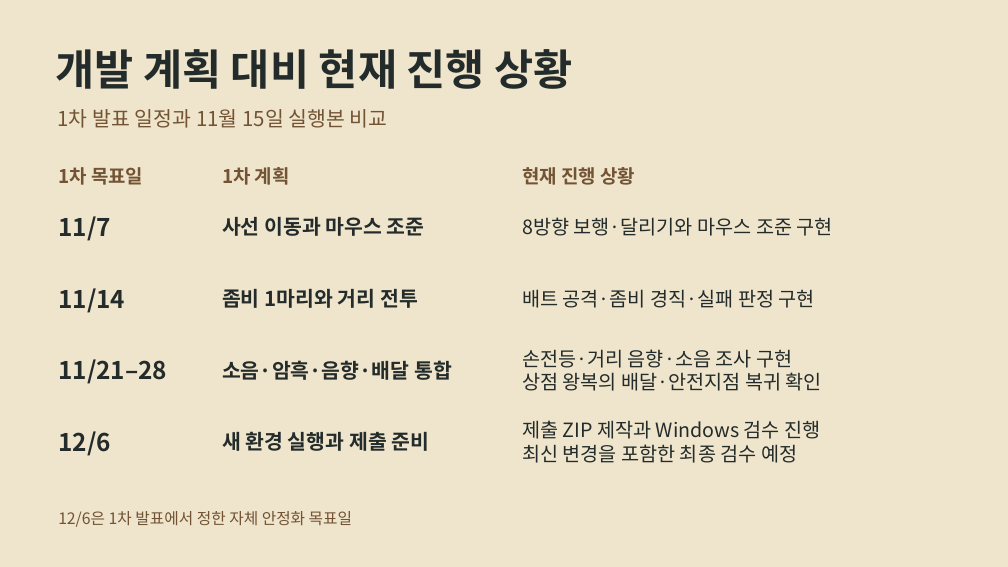
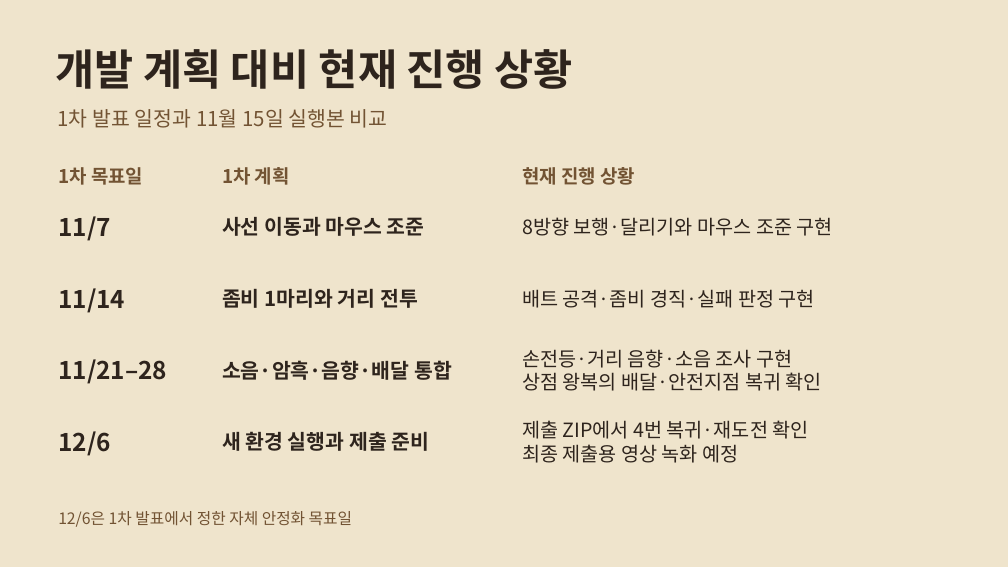
Before and after one commit to yoon778/2D_project, a slide deck: slide 4 of presentation/Dead_Route_2차발표.pptx. Drawn at 1008x567 pixels with LibreOffice and Linux fonts; fonts in the diff are those of the drawing. Boxes give left, top, right and bottom in pixels: in the first picture for what was removed or moved away, otherwise in the second. Text is boxed around its words. In the diff, an @@ line names an element or a change of style, - is before the commit and + after.

```diff
--- a/presentation/Dead_Route_2차발표.pptx
+++ b/presentation/Dead_Route_2차발표.pptx
@@ text at <box>522,420,809,463</box>: text changed; text colour #232C2A to #2E241D @@
-제출 ZIP 제작과 Windows 검수 진행
-최신 변경을 포함한 최종 검수 예정
+제출 ZIP에서 4번 복귀·재도전 확인
+최종 제출용 영상 녹화 예정
```
Also in this commit, not shown: 4 other slides changed, 1 other file.
